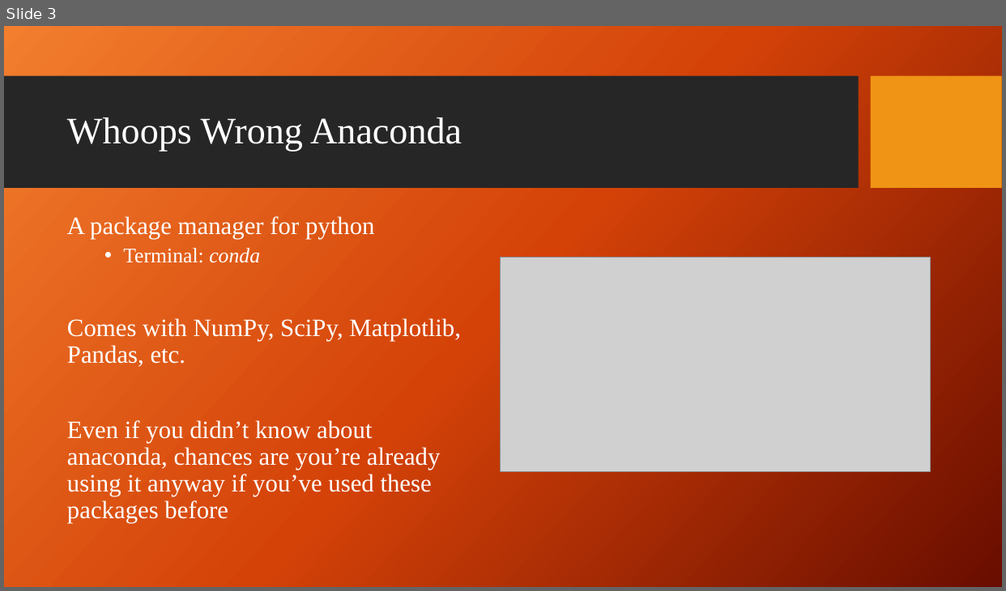
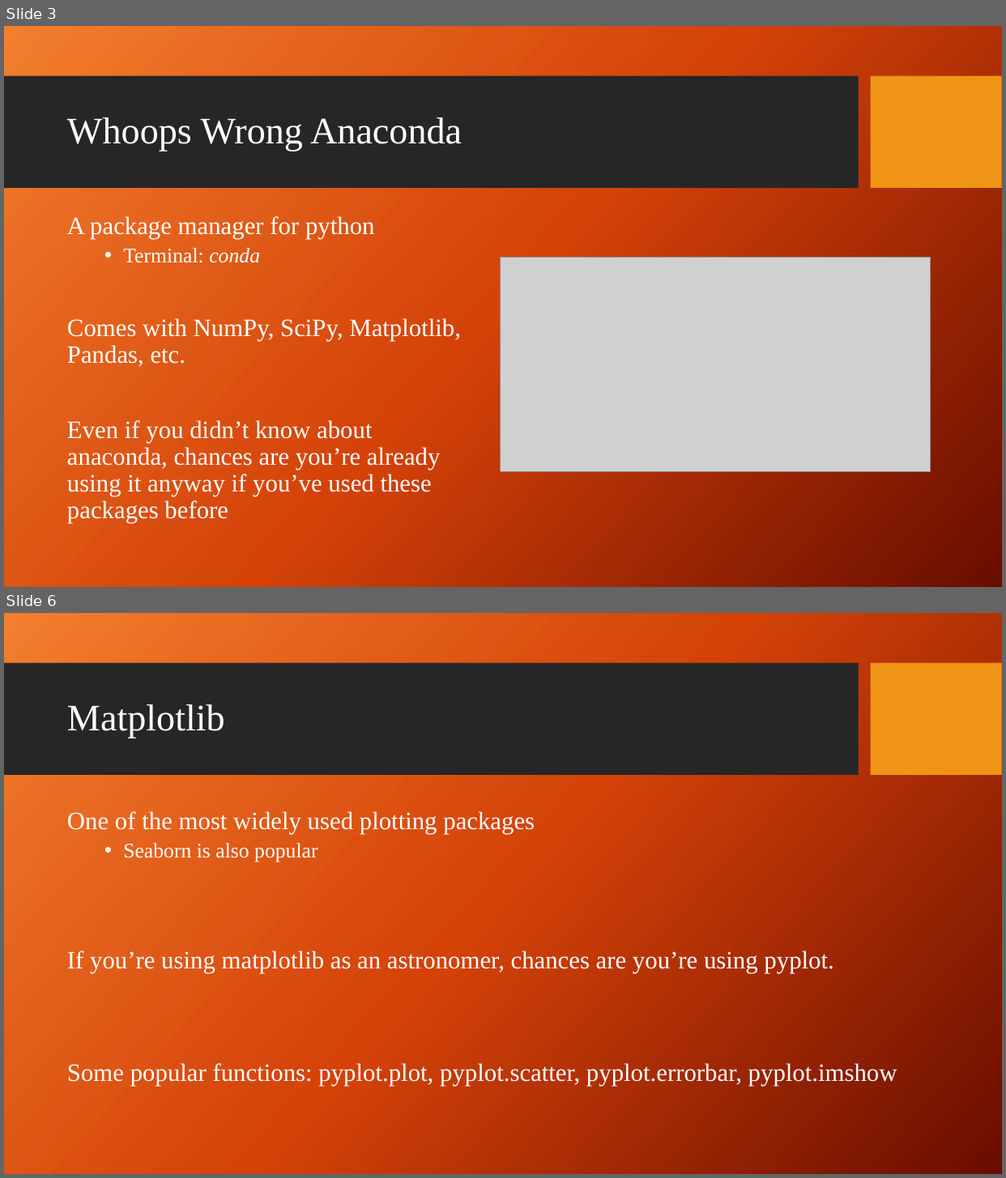
Before and after one commit to giganano/PythonBootcamp, a slide deck: slides/anaconda.pptx. Shown one above the other, each under a label of ours: slide 3 before the commit, slides 3 and 6 after it; the slides between them are not shown. The pictures are 1006x591 and 1006x1178 pixels, drawn with LibreOffice and Linux fonts; fonts in the diff are those of the drawing; grey boxes stand for pictures; background and template pictures are left out. Boxes give left, top, right and bottom in pixels: in the first picture for what was removed or moved away, otherwise in the second. Text is boxed around its words. In the diff, an @@ line names an element or a change of style, - is before the commit and + after.

```diff
--- a/slides/anaconda.pptx
+++ b/slides/anaconda.pptx
@@ slide 6 added at <box>4,613,1002,1174</box>, background picture (left out); not listed: 2 template elements that a slide beside it also shows @@
@@ title added at <box>67,705,225,738</box>, 36 pt, text #FFFFFF @@
+Matplotlib
@@ text added at <box>67,811,897,1086</box>, 24 pt, text #FFFFFF @@
+One of the most widely used plotting packages
+  • Seaborn is also popular
+If you’re using matplotlib as an astronomer, chances are you’re using pyplot.
+Some popular functions: pyplot.plot, pyplot.scatter, pyplot.errorbar, pyplot.imshow
```
Also in this commit, not shown: 2 slides changed, 6 other slides added, 1 slide removed, 18 other files.
